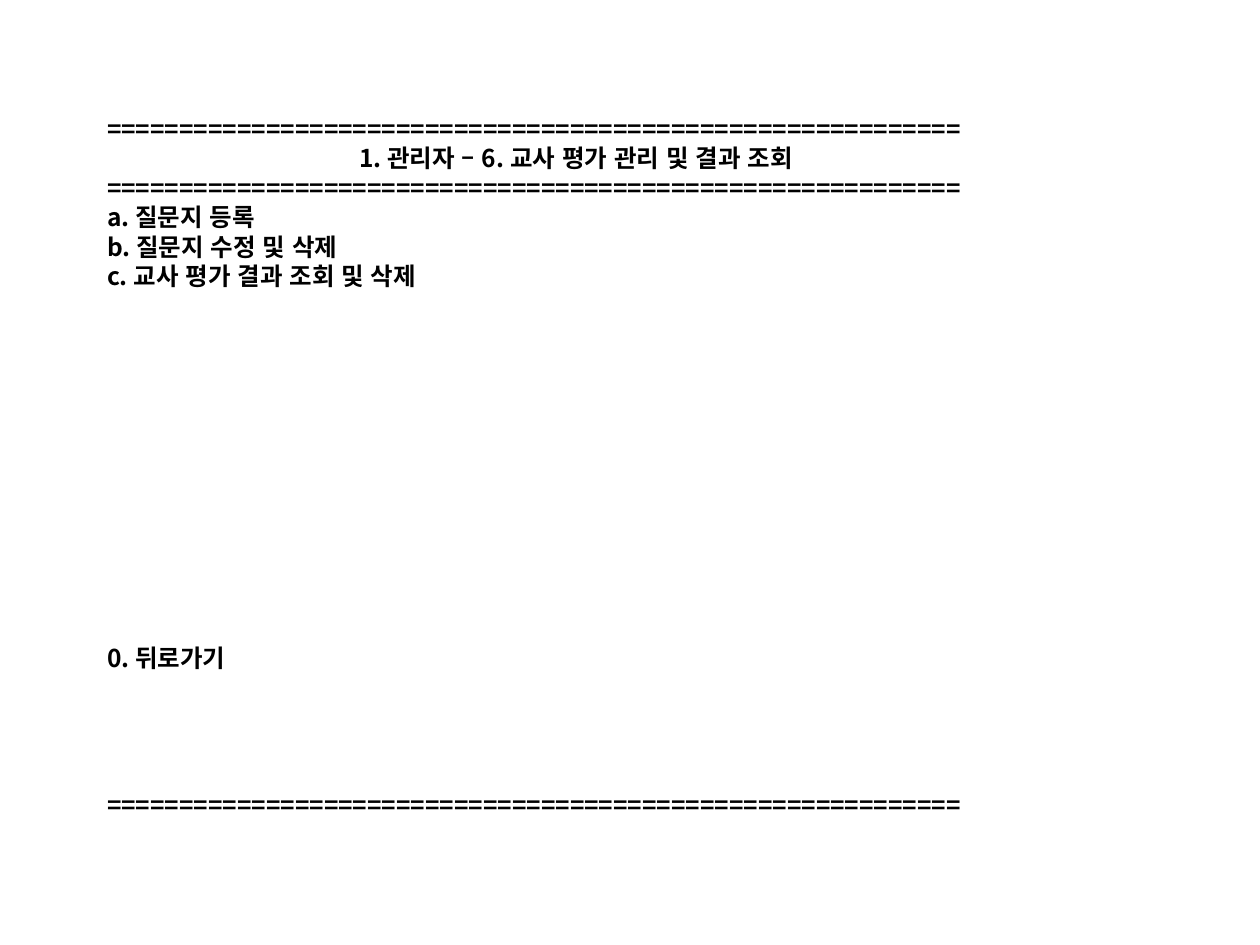
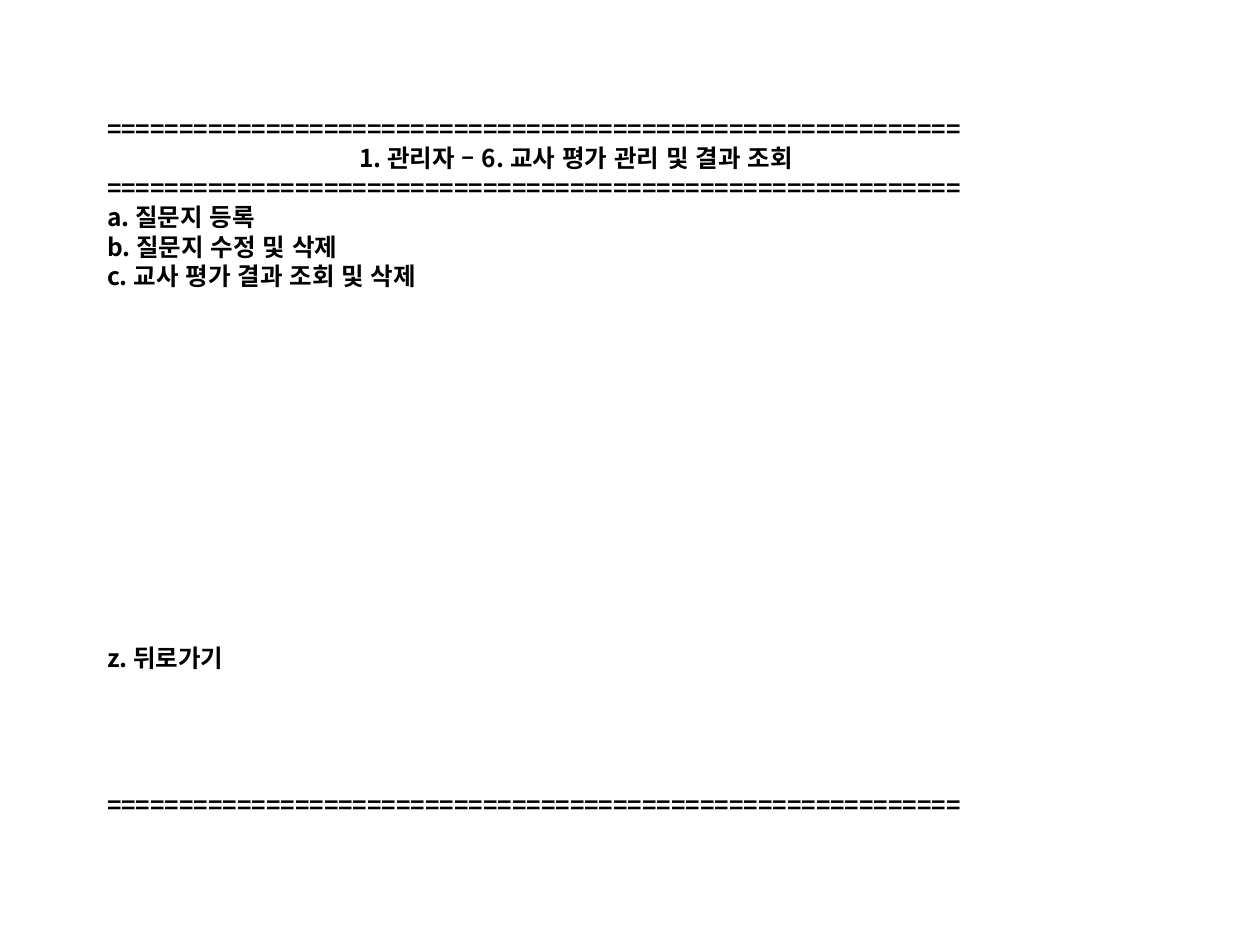
Before and after one commit to Yian-Kim/SEDU-Center, a slide deck: slide 40 of 03. 화면설계/01. 관리자/[디비2조]화면설계_관리자.pptx (slide 49 before the commit). Drawn at 1260x945 pixels with LibreOffice and Linux fonts; fonts in the diff are those of the drawing. Boxes give left, top, right and bottom in pixels: in the first picture for what was removed or moved away, otherwise in the second. Text is boxed around its words. In the diff, an @@ line names an element or a change of style, - is before the commit and + after.

```diff
--- a/03. 화면설계/01. 관리자/[디비2조]화면설계_관리자.pptx
+++ b/03. 화면설계/01. 관리자/[디비2조]화면설계_관리자.pptx
@@ text at box(107, 646, 223, 669): text changed @@
-0. 뒤로가기
-===========================================================
+z. 뒤로가기
+===========================================================
```
Also in this commit, not shown: 9 other slides changed, 1 slide added, 8 slides removed.
